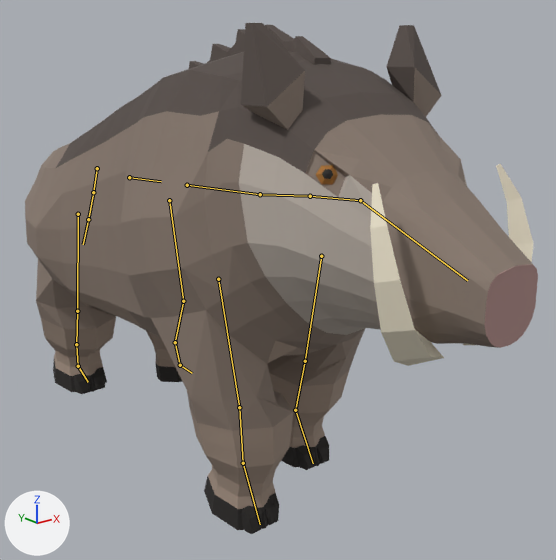
What one commit did to the glTF model creatures/experiments/boxmodel/abc/t7x/zoo/boar/stage4/boar.glb.
Camera for both pictures: a 50 mm lens placed at (-0.912, -1.316, 0.903), pointed at (0.085, -0.069, 0.405). Arrows for +X, +Y and +Z are at lower left; the lights stay in place. The older version comes first. Both versions are drawn at frame 10 of the action 'move'; the numbers are the values there. The bones that change, and the others that lie on the model, are drawn over the model as lines.

In view in the first picture: 'body', 'piece_crest', 'piece_eye', 'piece_toes', 'piece_tusk'.
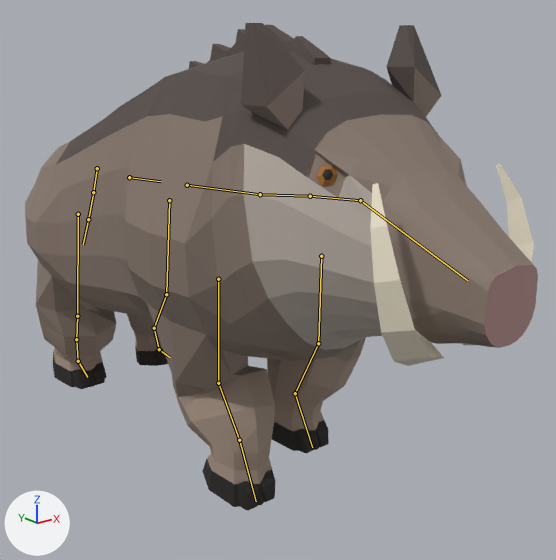
Location of each change, [x1, y1, x2, y2] in pixels of the pictures (556 x 560 px):
'body', posed: before [25, 23, 538, 530]; after [25, 23, 538, 507]
'piece_toes', posed: before [74, 367, 329, 534]; after [73, 349, 329, 511]
bone 'upperarm.L', root to tip: before (321, 256) to (305, 361); after (321, 256) to (318, 343)
bone 'forearm.L', root to tip: before (305, 361) to (295, 410); after (318, 343) to (295, 393)
bone 'hoof.L', root to tip: before (295, 410) to (313, 463); after (295, 393) to (312, 447)
bone 'upperarm.R', root to tip: before (218, 279) to (239, 407); after (218, 279) to (218, 383)
bone 'forearm.R', root to tip: before (239, 407) to (243, 463); after (218, 383) to (239, 440)
bone 'hoof.R', root to tip: before (243, 463) to (260, 524); after (239, 440) to (256, 501)
bone 'thigh.L', root to tip: before (169, 200) to (183, 301); after (169, 200) to (166, 294)
bone 'shin.L', root to tip: before (183, 301) to (175, 342); after (166, 294) to (154, 328)
bone 'foot.L', root to tip: before (175, 342) to (180, 365); after (154, 328) to (159, 349)
bone 'thigh.R', root to tip: before (78, 214) to (77, 311); after (78, 214) to (77, 316)
bone 'shin.R', root to tip: before (77, 311) to (76, 344); after (77, 316) to (76, 339)
bone 'foot.R', root to tip: before (76, 344) to (78, 366); after (76, 339) to (78, 361)

Patch to the scene script:
```diff
--- a/creatures/experiments/boxmodel/abc/t7x/zoo/boar/stage4/boar.glb.py
+++ b/creatures/experiments/boxmodel/abc/t7x/zoo/boar/stage4/boar.glb.py
@@ bone_upperarm_l @@
 bone_upperarm_l = bpy.data.objects['rig'].pose.bones['upperarm.L']  # child of 'chest'
-bone_upperarm_l.rotation_quaternion = (0.995, -0.096, 0.0, 0.0)  # degrees (-11, 0, 0)
+bone_upperarm_l.rotation_quaternion = (0.978, -0.16, 0.015, 0.13)  # degrees (-18, 4, 14)
@@ bone_forearm_l @@
 bone_forearm_l = bpy.data.objects['rig'].pose.bones['forearm.L']  # child of 'upperarm.L'
-bone_forearm_l.rotation_quaternion = (1.0, 0.0, 0.0, 0.0)  # degrees (0, 0, 0)
+bone_forearm_l.rotation_quaternion = (0.922, 0.121, 0.0, -0.367)  # degrees (13, 5, -43)
@@ bone_hoof_l @@
 bone_hoof_l = bpy.data.objects['rig'].pose.bones['hoof.L']  # child of 'forearm.L'
-bone_hoof_l.rotation_quaternion = (1.0, 0.0, 0.0, 0.0)  # degrees (0, 0, 0)
+bone_hoof_l.rotation_quaternion = (0.968, -0.059, 0.16, 0.182)  # degrees (-3, 19, 21)
@@ bone_upperarm_r @@
 bone_upperarm_r = bpy.data.objects['rig'].pose.bones['upperarm.R']  # child of 'chest'
-bone_upperarm_r.rotation_quaternion = (0.995, 0.096, 0.0, 0.0)  # degrees (11, 0, 0)
+bone_upperarm_r.rotation_quaternion = (0.991, -0.125, -0.005, 0.056)  # degrees (-14, 0, 6)
@@ bone_forearm_r @@
 bone_forearm_r = bpy.data.objects['rig'].pose.bones['forearm.R']  # child of 'upperarm.R'
-bone_forearm_r.rotation_quaternion = (0.991, -0.131, 0.0, 0.0)  # degrees (-15, 0, 0)
+bone_forearm_r.rotation_quaternion = (0.86, 0.488, -0.019, -0.146)  # degrees (58, 6, -16)
@@ bone_hoof_r @@
 bone_hoof_r = bpy.data.objects['rig'].pose.bones['hoof.R']  # child of 'forearm.R'
-bone_hoof_r.rotation_quaternion = (0.994, -0.109, 0.0, 0.0)  # degrees (-12, 0, 0)
+bone_hoof_r.rotation_quaternion = (0.858, -0.503, 0.024, 0.102)  # degrees (-60, 8, 9)
@@ bone_thigh_l @@
 bone_thigh_l = bpy.data.objects['rig'].pose.bones['thigh.L']  # child of 'hips'
-bone_thigh_l.rotation_quaternion = (0.995, 0.096, 0.0, 0.0)  # degrees (11, 0, 0)
+bone_thigh_l.rotation_quaternion = (0.998, -0.063, 0.0, -0.003)  # degrees (-7, 0, 0)
@@ bone_shin_l @@
 bone_shin_l = bpy.data.objects['rig'].pose.bones['shin.L']  # child of 'thigh.L'
-bone_shin_l.rotation_quaternion = (0.997, -0.078, 0.0, 0.0)  # degrees (-9, 0, 0)
+bone_shin_l.rotation_quaternion = (0.999, -0.041, 0.001, 0.014)  # degrees (-5, 0, 2)
@@ bone_foot_l @@
 bone_foot_l = bpy.data.objects['rig'].pose.bones['foot.L']  # child of 'shin.L'
-bone_foot_l.rotation_quaternion = (0.995, 0.096, 0.0, 0.0)  # degrees (11, 0, 0)
+bone_foot_l.rotation_quaternion = (0.976, 0.216, -0.004, -0.007)  # degrees (25, 0, -1)
@@ bone_thigh_r @@
 bone_thigh_r = bpy.data.objects['rig'].pose.bones['thigh.R']  # child of 'hips'
-bone_thigh_r.rotation_quaternion = (0.995, -0.096, 0.0, 0.0)  # degrees (-11, 0, 0)
+bone_thigh_r.rotation_quaternion = (0.999, -0.05, -0.002, -0.021)  # degrees (-6, 0, -2)
@@ bone_shin_r @@
 bone_shin_r = bpy.data.objects['rig'].pose.bones['shin.R']  # child of 'thigh.R'
-bone_shin_r.rotation_quaternion = (1.0, 0.0, 0.0, 0.0)  # degrees (0, 0, 0)
+bone_shin_r.rotation_quaternion = (0.985, -0.159, 0.0, 0.071)  # degrees (-18, 1, 8)
@@ bone_foot_r @@
 bone_foot_r = bpy.data.objects['rig'].pose.bones['foot.R']  # child of 'shin.R'
-bone_foot_r.rotation_quaternion = (1.0, 0.0, 0.0, 0.0)  # degrees (0, 0, 0)
+bone_foot_r.rotation_quaternion = (0.992, 0.115, -0.008, -0.047)  # degrees (13, 0, -5)
```
